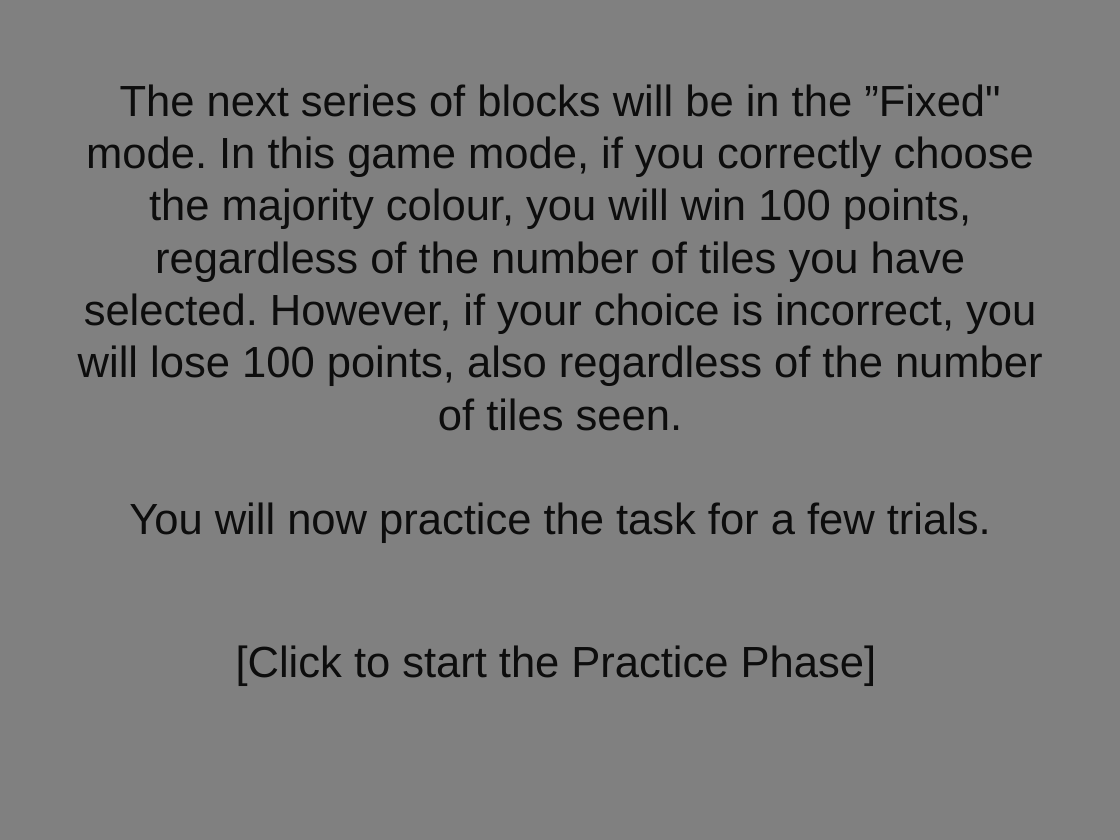
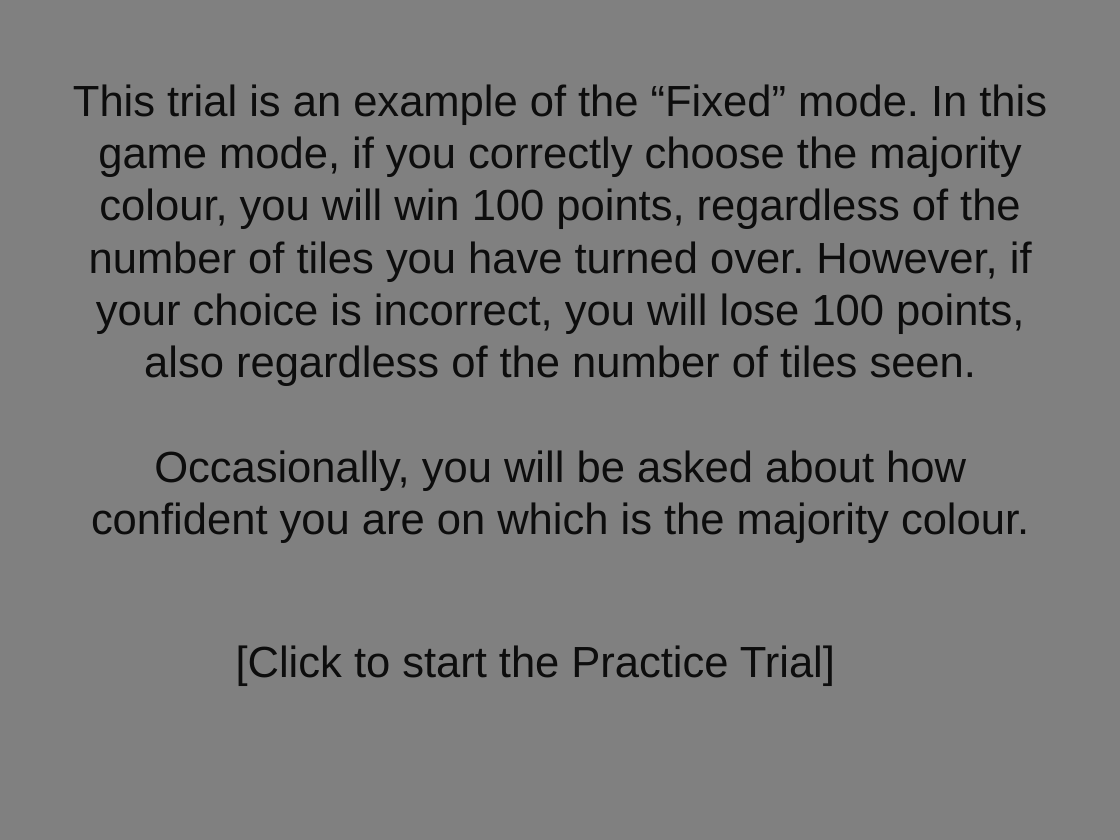
Before and after one commit to jasminetan6032/IST-EEG, a slide deck: slide 13 of Instructions/instructions_adapted.pptx. Drawn at 1120x840 pixels with LibreOffice and Linux fonts; fonts in the diff are those of the drawing. Boxes give left, top, right and bottom in pixels: in the first picture for what was removed or moved away, otherwise in the second. Text is boxed around its words. In the diff, an @@ line names an element or a change of style, - is before the commit and + after.

Commit message:
Set up practice trials

```diff
--- a/Instructions/instructions_adapted.pptx
+++ b/Instructions/instructions_adapted.pptx
@@ text at bbox=[73, 84, 1047, 543]: text changed @@
-The next series of blocks will be in the ”Fixed" mode. In this game mode, if you correctly choose the majority colour, you will win 100 points, regardless of the number of tiles you have selected. However, if your choice is incorrect, you will lose 100 points, also regardless of the number of tiles seen.
-You will now practice the task for a few trials.
+This trial is an example of the “Fixed” mode. In this game mode, if you correctly choose the majority colour, you will win 100 points, regardless of the number of tiles you have turned over. However, if your choice is incorrect, you will lose 100 points, also regardless of the number of tiles seen.
+Occasionally, you will be asked about how confident you are on which is the majority colour.
@@ text at bbox=[236, 645, 835, 686]: text changed @@
-[Click to start the Practice Phase]
+[Click to start the Practice Trial]
```
Also in this commit, not shown: 1 other slide changed, 11 other files.
